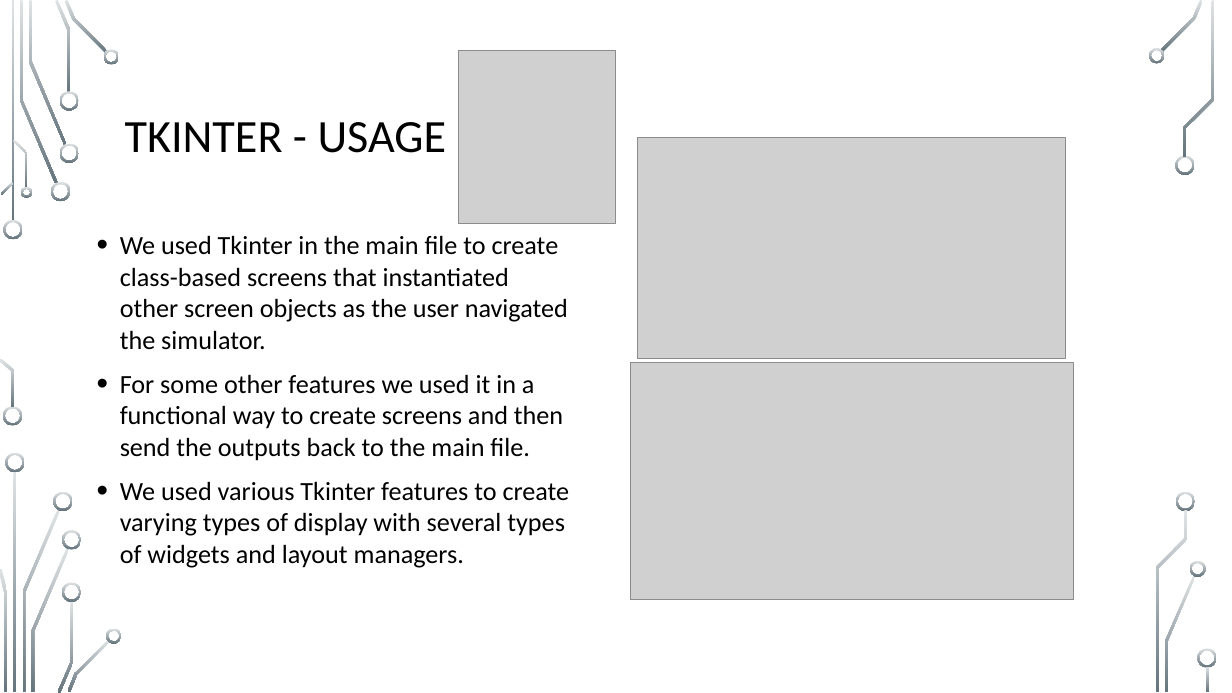
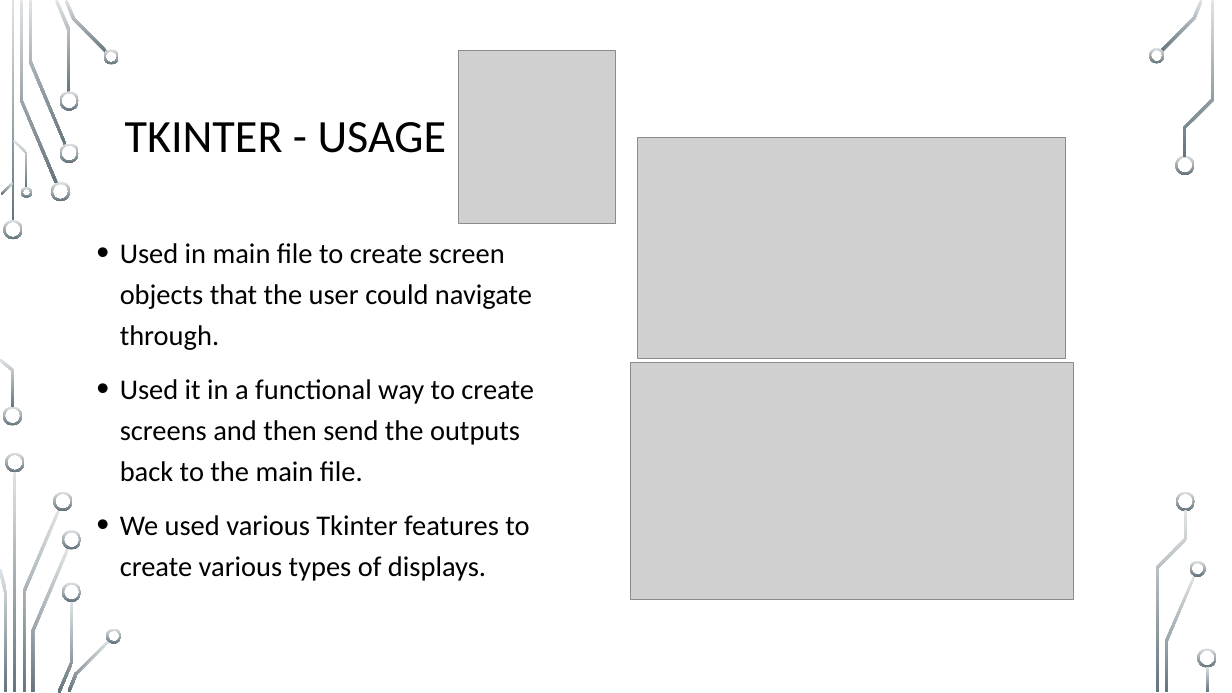
Before and after one commit to Patterbear/Ungrading-Simulator, a slide deck: slide 6 of Presentation/Group-04-Presentation.pptx. Drawn at 1232x693 pixels with LibreOffice and Linux fonts; fonts in the diff are those of the drawing; grey boxes stand for pictures; background and template pictures are left out. Boxes give left, top, right and bottom in pixels: in the first picture for what was removed or moved away, otherwise in the second. Text is boxed around its words. In the diff, an @@ line names an element or a change of style, - is before the commit and + after.

```diff
--- a/Presentation/Group-04-Presentation.pptx
+++ b/Presentation/Group-04-Presentation.pptx
@@ text at [120,243,534,581]: text changed; size 20.4 to 22.2 pt @@
-• We used Tkinter in the main file to create class-based screens that instantiated other screen objects as the user navigated the simulator.
-• For some other features we used it in a functional way to create screens and then send the outputs back to the main file.
-• We used various Tkinter features to create varying types of display with several types of widgets and layout managers.
+• Used in main file to create screen objects that the user could navigate through.
+• Used it in a functional way to create screens and then send the outputs back to the main file.
+• We used various Tkinter features to create various types of displays.
```
Also in this commit, not shown: 5 other slides changed.
